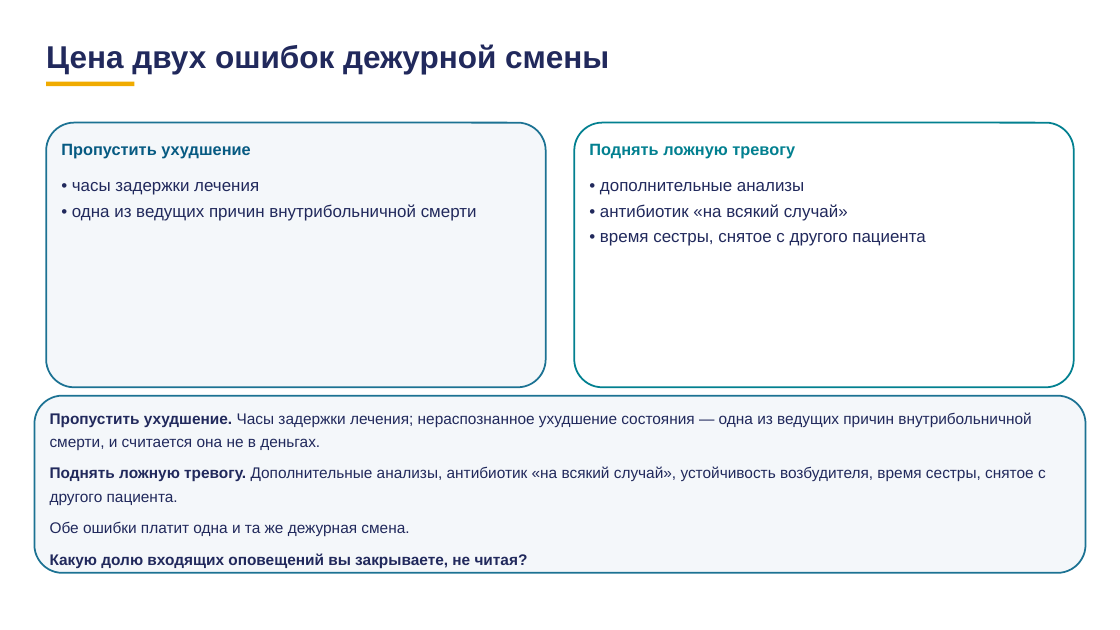
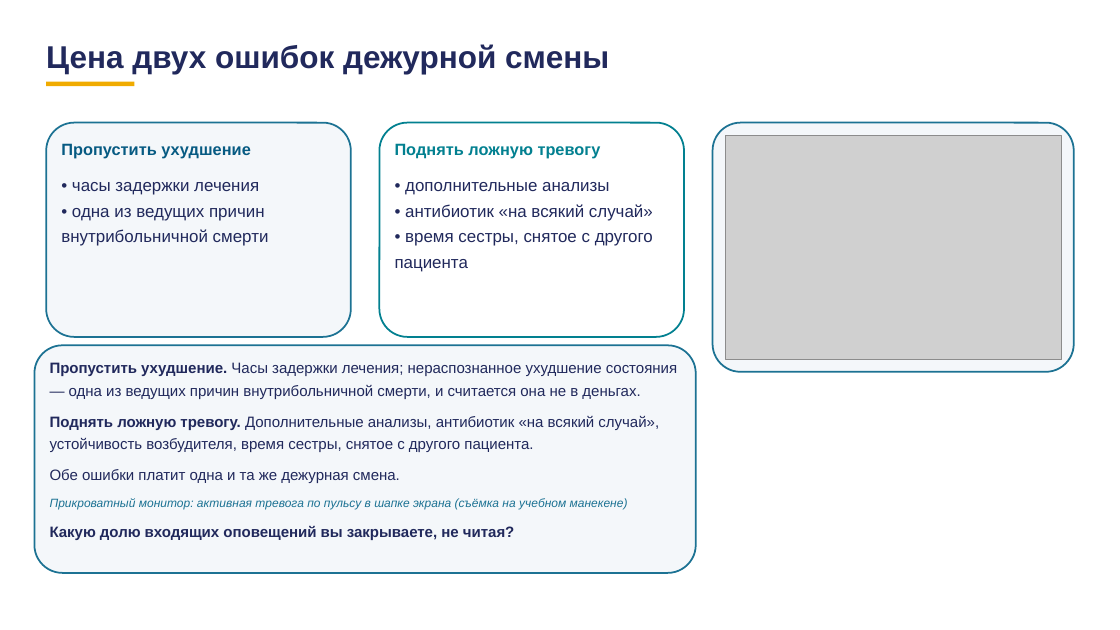
Before and after one commit to tellina-study/AI-usage-lessons, a slide deck: slide 53 of library/lectures/lec-07/rework/deck/lec-07-karkas.pptx. Drawn at 1120x630 pixels with LibreOffice and Linux fonts; fonts in the diff are those of the drawing; grey boxes stand for pictures. Boxes give left, top, right and bottom in pixels: in the first picture for what was removed or moved away, otherwise in the second. Text is boxed around its words. In the diff, an @@ line names an element or a change of style, - is before the commit and + after.

```diff
--- a/library/lectures/lec-07/rework/deck/lec-07-karkas.pptx
+++ b/library/lectures/lec-07/rework/deck/lec-07-karkas.pptx
@@ rounded rectangle at [46, 123, 351, 337]: proportions changed @@
@@ rounded rectangle: place and size @@
-rounded rectangle at [46, 123, 546, 387]
+rounded rectangle at [46, 123, 351, 337]
@@ rounded rectangle added at [380, 123, 685, 337], fill #FFFFFF, outline #028090 1.5 pt @@
@@ text "Поднять ложную тревогу": place and size @@
-text "Поднять ложную тревогу" at [589, 143, 795, 159]
+text "Поднять ложную тревогу" at [395, 143, 601, 159]
@@ rounded rectangle: place and size @@
-rounded rectangle at [575, 123, 1075, 387]
+rounded rectangle at [712, 123, 1074, 372]
@@ rounded rectangle at [712, 123, 1074, 372]: fill #FFFFFF to #F4F7FA; outline #028090 1.5 pt to #1C7293 1.5 pt; proportions changed @@
@@ picture added at [725, 135, 1061, 360] @@
@@ text "• часы задержки лечения" rewrapped from [72, 182, 477, 221] to [61, 182, 269, 246] @@
@@ text "• дополнительные анализы" rewrapped from [600, 182, 925, 246] to [395, 182, 653, 272] @@
@@ rounded rectangle: place and size @@
-rounded rectangle at [34, 396, 1086, 573]
+rounded rectangle at [34, 345, 696, 573]
@@ rounded rectangle at [34, 345, 696, 573]: proportions changed @@
@@ text "Пропустить ухудшение. Часы задержки лечения; ...": place and size @@
-text "Пропустить ухудшение. Часы задержки лечения; ..." at [50, 412, 1046, 568]
+text "Пропустить ухудшение. Часы задержки лечения; ..." at [50, 362, 677, 540]
@@ text at [50, 362, 677, 540]: size 13.2 to 12.9 pt in "Пропустить ухудшение. Часы задержки лечения; нераспознанное  ...", "Поднять ложную тревогу. Дополнительные анализы, антибиотик « ...", "Обе ошибки платит одна и та же ...", "Какую долю входящих оповещений вы закрываете, не ..." @@
@@ text at [50, 498, 628, 510]: paragraph added @@
+Прикроватный монитор: активная тревога по пульсу в шапке экрана (съёмка на учебном манекене)
```
Also in this commit, not shown: 12 other slides changed, 25 other files.
